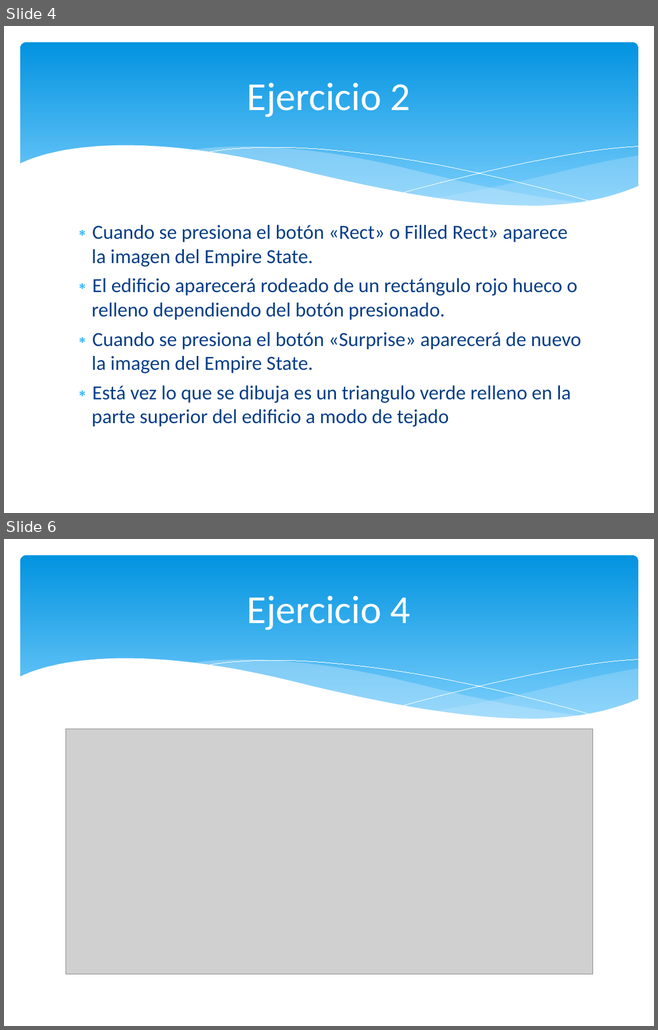
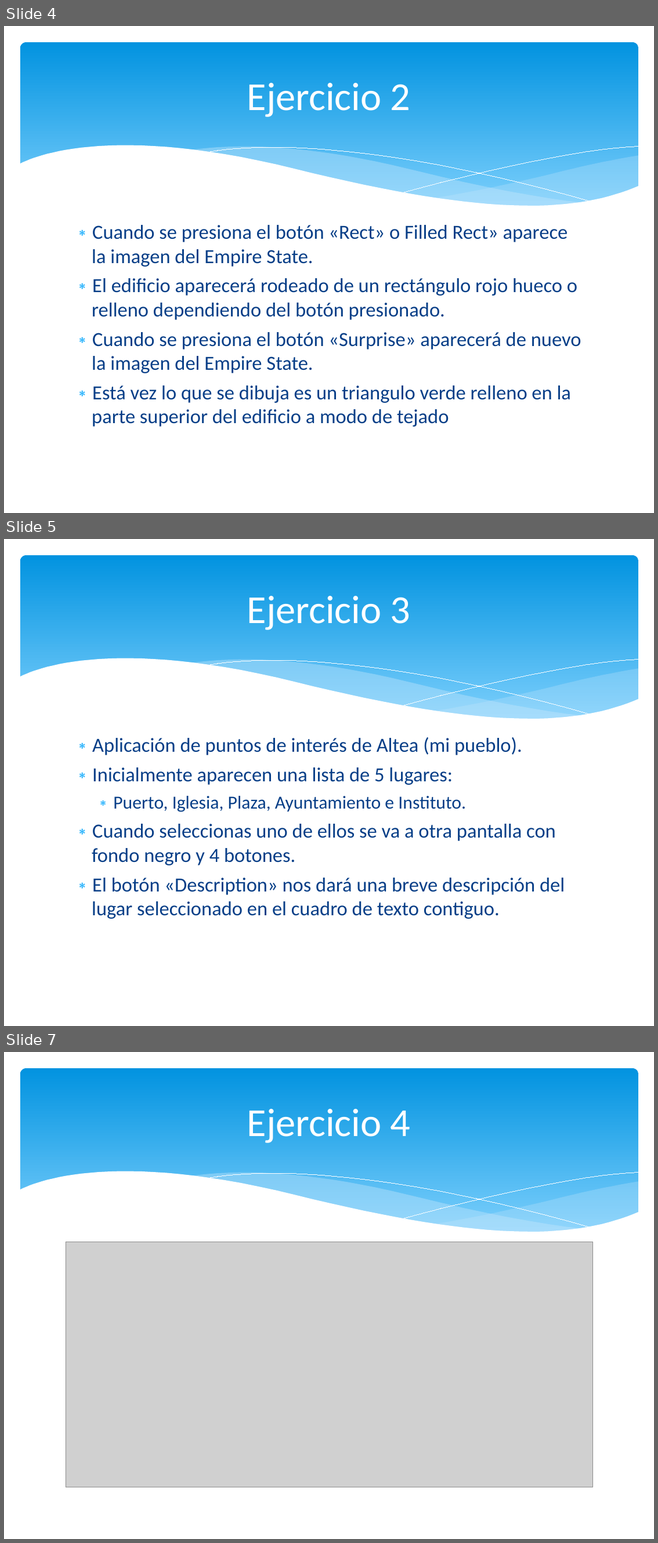
Before and after one commit to OrionGG/ivandroid, a slide deck: doc/Entrega Bloque I Android.ppt. Shown one above the other, each under a label of ours: slides 4 and 6 before the commit, slides 4, 5 and 7 after it; the slides between them are not shown. The pictures are 658x1030 and 658x1543 pixels, drawn with LibreOffice and Linux fonts; fonts in the diff are those of the drawing; grey boxes stand for pictures. Boxes give left, top, right and bottom in pixels: in the first picture for what was removed or moved away, otherwise in the second. Text is boxed around its words. In the diff, an @@ line names an element or a change of style, - is before the commit and + after.

```diff
--- a/doc/Entrega Bloque I Android.ppt
+++ b/doc/Entrega Bloque I Android.ppt
@@ slide 5 added at bbox=[4, 539, 654, 1026], background #FFFFFF; not listed: 6 template elements that a slide beside it also shows @@
@@ title added at bbox=[247, 596, 411, 630], 44 pt, text #FFFFFF @@
+Ejercicio 3
@@ text added at bbox=[92, 737, 564, 919], 22.2 pt, text #073E87 @@
+∗ Aplicación de puntos de interés de Altea (mi pueblo).
+∗ Inicialmente aparecen una lista de 5 lugares:
+  ∗ Puerto, Iglesia, Plaza, Ayuntamiento e Instituto.
+∗ Cuando seleccionas uno de ellos se va a otra pantalla con fondo negro y 4 botones.
+∗ El botón «Description» nos dará una breve descripción del lugar seleccionado en el cuadro de texto contiguo.
@@ what was slide 6 is now slide 7 @@
```
Also in this commit, not shown: 1 other slide added, 1 slide removed.
